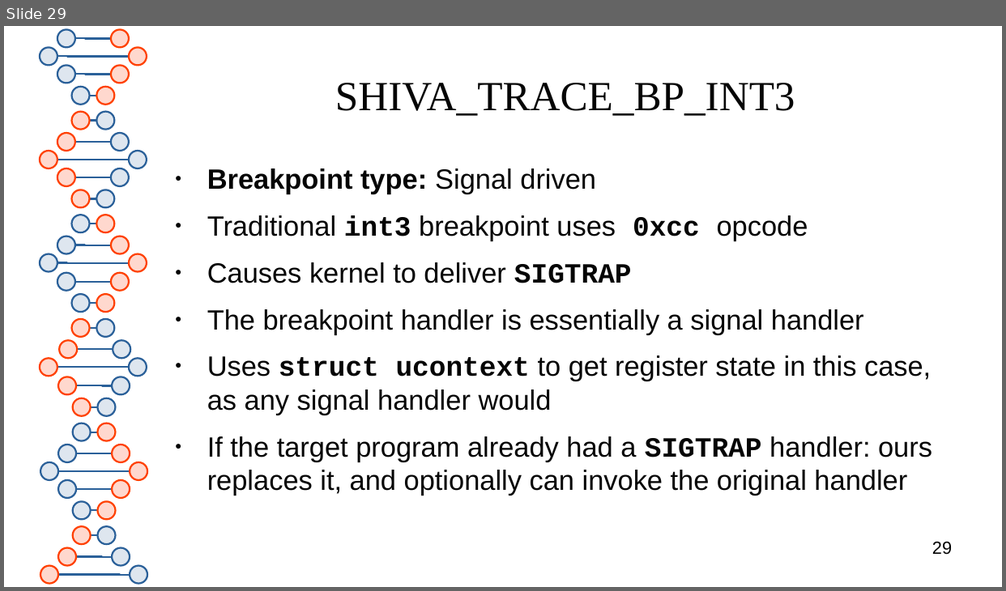
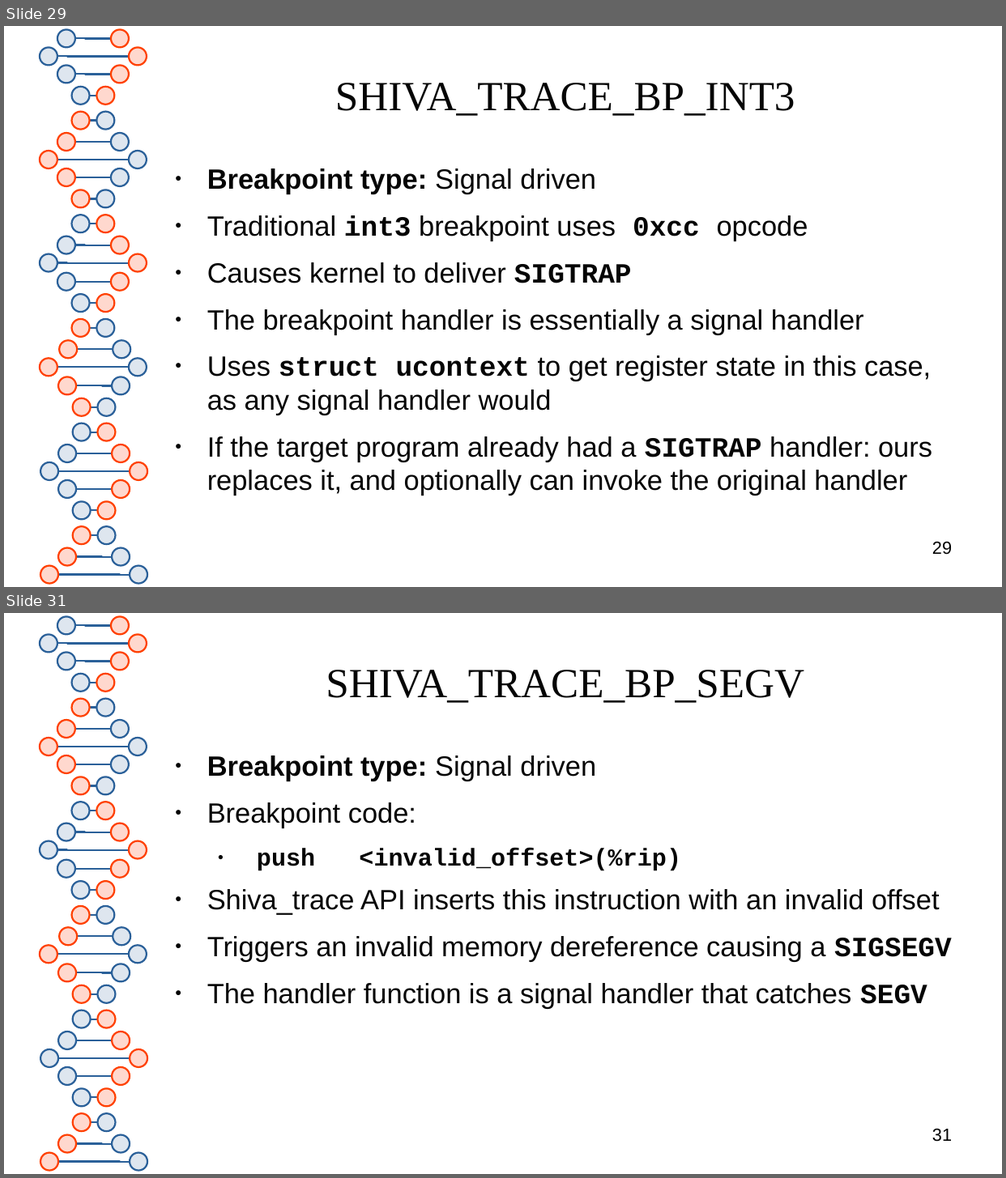
Before and after one commit to elfmaster/shiva, a slide deck: presentation/shiva_runtime.odp. Shown one above the other, each under a label of ours: slide 29 before the commit, slides 29 and 31 after it; the slides between them are not shown. The pictures are 1006x591 and 1006x1178 pixels, drawn with LibreOffice and Linux fonts; fonts in the diff are those of the drawing. Boxes give left, top, right and bottom in pixels: in the first picture for what was removed or moved away, otherwise in the second. Text is boxed around its words. In the diff, an @@ line names an element or a change of style, - is before the commit and + after.

Commit message:
updated presentation with breakpoint example code

```diff
--- a/presentation/shiva_runtime.odp
+++ b/presentation/shiva_runtime.odp
@@ slide 31 added at [4, 613, 1002, 1174], background #FFFFFF; not listed: 81 template elements that a slide beside it also shows @@
@@ title added at [326, 670, 804, 703], 33 pt, text #050505 @@
+SHIVA_TRACE_BP_SEGV
@@ text added at [207, 756, 952, 1008], 22.2 pt, text #050505 @@
+● Breakpoint type: Signal driven
+● Breakpoint code:
+  ● push <invalid_offset>(%rip)
+● Shiva_trace API inserts this instruction with an invalid offset
+● Triggers an invalid memory dereference causing a SIGSEGV
+● The handler function is a signal handler that catches SEGV
@@ page number added at [932, 1129, 952, 1142], 14 pt, text #000000 @@
+31
```
Also in this commit, not shown: 2 slides changed, 3 other files.
